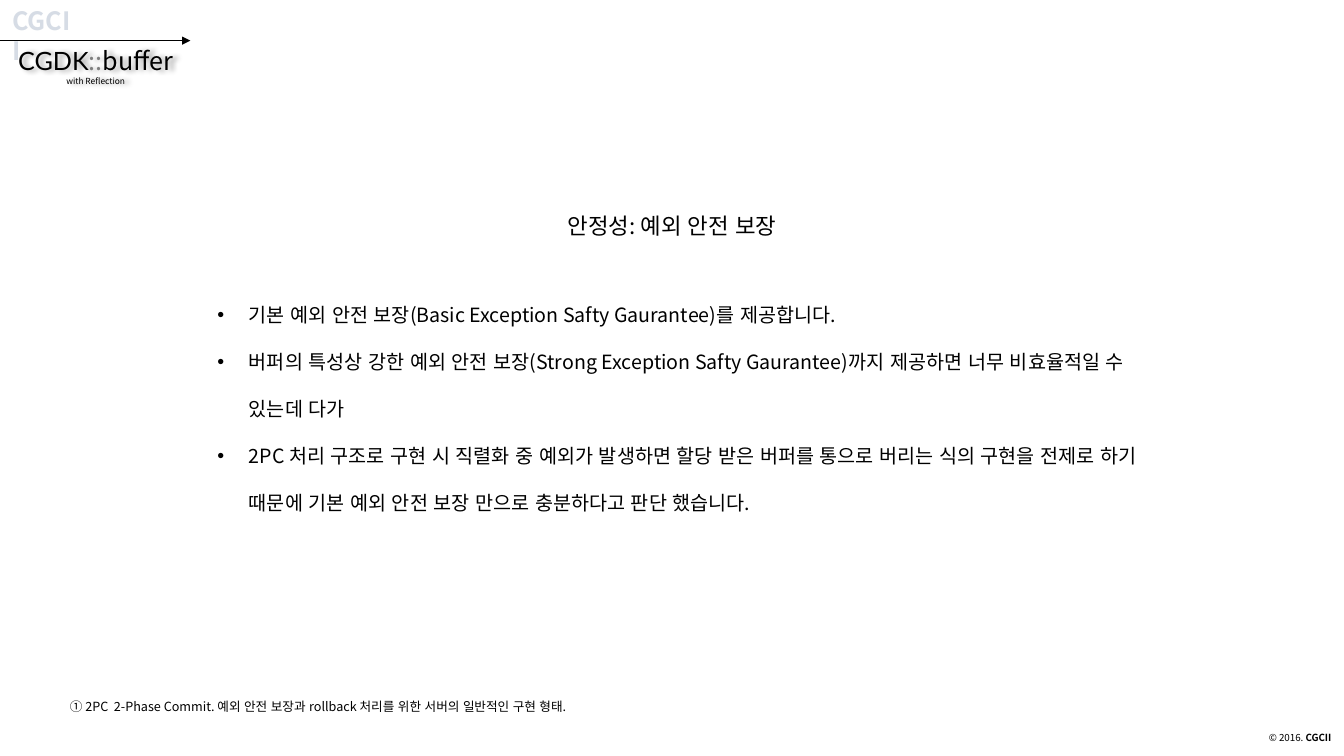
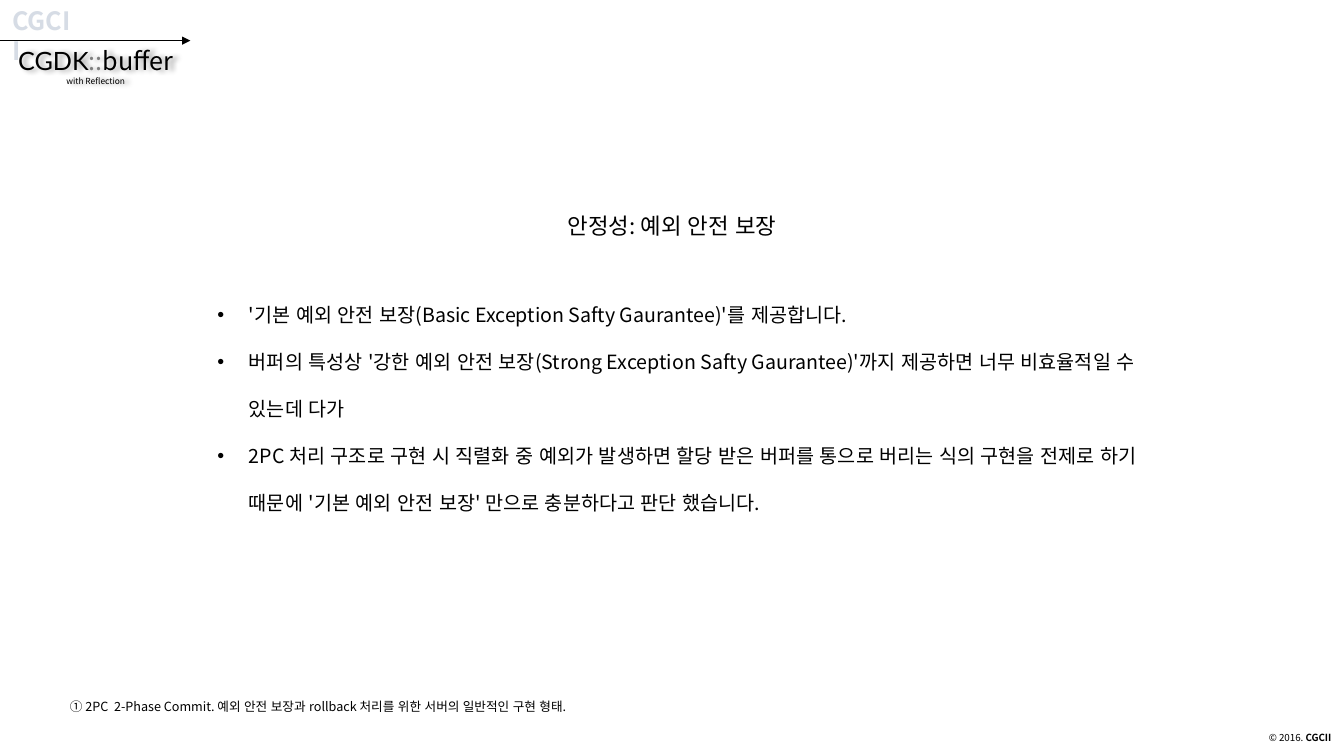
Before and after one commit to CGLabs/CGDK.buffer, a slide deck: slide 52 of C++/document/intruduce_CGDK.buffer.pptx. Drawn at 1344x756 pixels with LibreOffice and Linux fonts; fonts in the diff are those of the drawing. Boxes give left, top, right and bottom in pixels: in the first picture for what was removed or moved away, otherwise in the second. Text is boxed around its words. In the diff, an @@ line names an element or a change of style, - is before the commit and + after.

```diff
--- a/C++/document/intruduce_CGDK.buffer.pptx
+++ b/C++/document/intruduce_CGDK.buffer.pptx
@@ text at [249, 305, 1137, 512]: text changed @@
-• 기본 예외 안전 보장(Basic Exception Safty Gaurantee)를 제공합니다.
-• 버퍼의 특성상 강한 예외 안전 보장(Strong Exception Safty Gaurantee)까지 제공하면 너무 비효율적일 수 있는데 다가
-• 2PC 처리 구조로 구현 시 직렬화 중 예외가 발생하면 할당 받은 버퍼를 통으로 버리는 식의 구현을 전제로 하기 때문에 기본 예외 안전 보장 만으로 충분하다고 판단 했습니다.
+• '기본 예외 안전 보장(Basic Exception Safty Gaurantee)'를 제공합니다.
+• 버퍼의 특성상 '강한 예외 안전 보장(Strong Exception Safty Gaurantee)'까지 제공하면 너무 비효율적일 수 있는데 다가
+• 2PC 처리 구조로 구현 시 직렬화 중 예외가 발생하면 할당 받은 버퍼를 통으로 버리는 식의 구현을 전제로 하기 때문에 '기본 예외 안전 보장' 만으로 충분하다고 판단 했습니다.
```
Also in this commit, not shown: 21 other slides changed.
